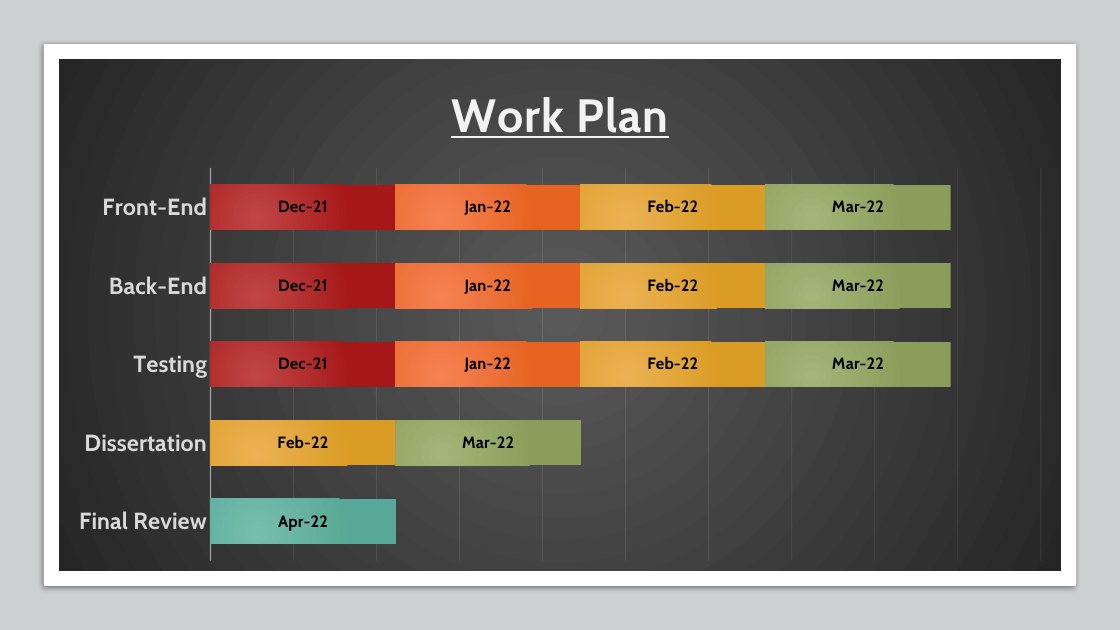
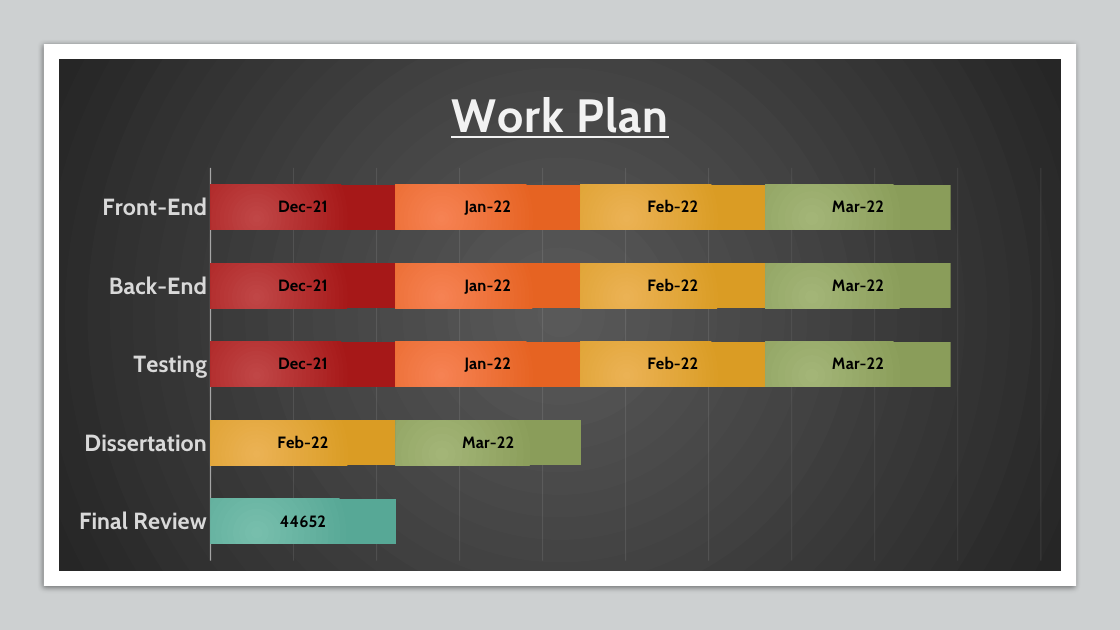
Before and after one commit to Oskar-Ciebien/Timetable_Application, a slide deck: slide 5 of Documents/Semester 1 Presentation.pptx. Drawn at 1120x630 pixels with LibreOffice and Linux fonts; fonts in the diff are those of the drawing; background and template pictures are left out. Boxes give left, top, right and bottom in pixels: in the first picture for what was removed or moved away, otherwise in the second. Text is boxed around its words. In the diff, an @@ line names an element or a change of style, - is before the commit and + after.

```diff
--- a/Documents/Semester 1 Presentation.pptx
+++ b/Documents/Semester 1 Presentation.pptx
@@ bar stacked chart at bbox=[59, 59, 1061, 571] @@
@@ data labels of Series 5 changed @@
```
Also in this commit, not shown: 2 other slides changed.
